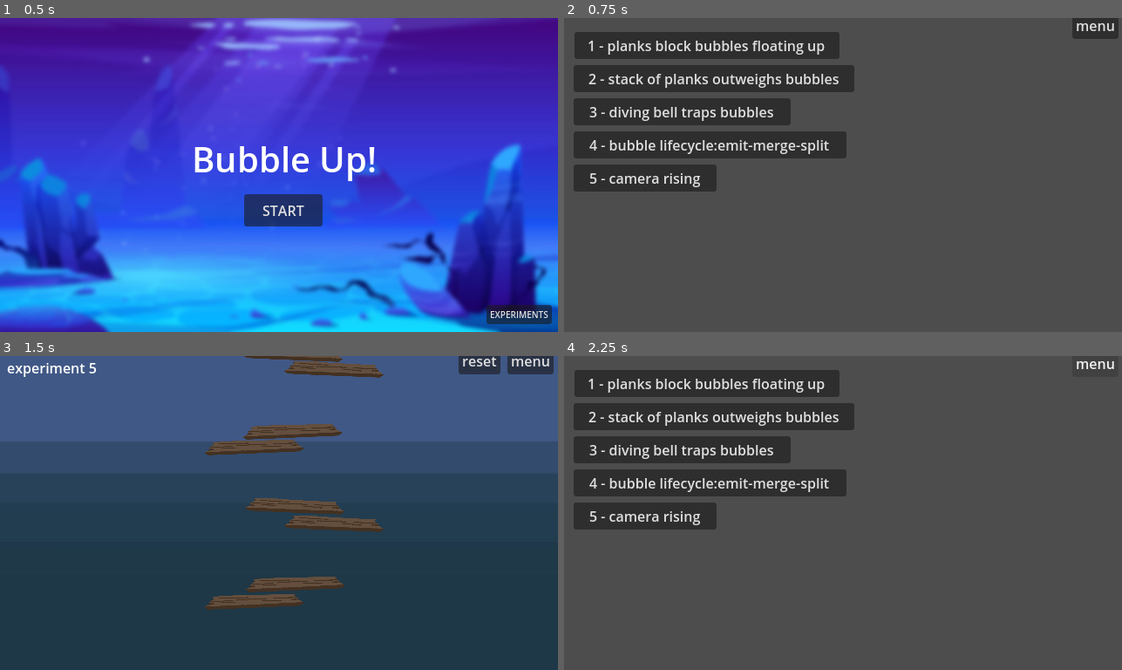
Above: before the commit, frames 1-4 (two rows, left to right).
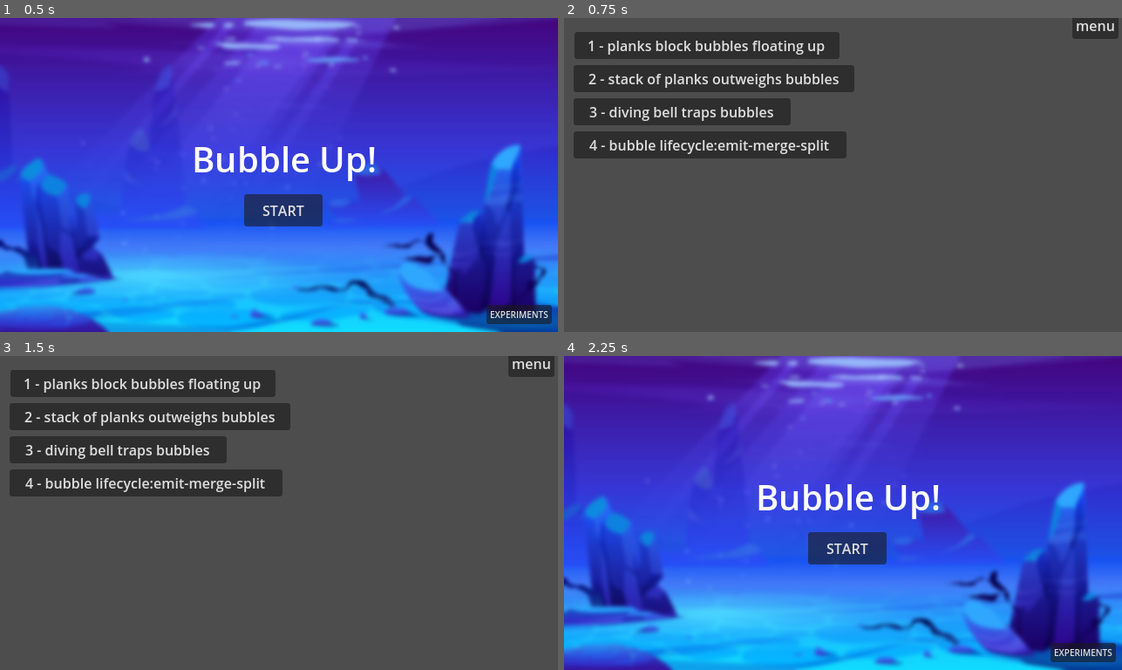
Above: after the commit, the same moments.

Repository: outrightmental/ggj25-bubble-up
Game: Godot game, scene res://scenes/main.tscn
Two runs of this game, one before a commit and one after it. Both use one fixed random seed, a clock stepped at 60 frames per second and the inputs below.
Inputs (mouse positions are in pixels of both pictures, inside the frame that each line leads up to):
- Up to frame 1 (0.5 s): no input
- Up to frame 2 (0.75 s): click "EXPERIMENTS" at 0.5 s
- Up to frame 3 (1.5 s): click (83, 516) at 1.25 s, where only the run before the commit has a clickable "5 - camera rising"
- Up to frame 4 (2.25 s): click "menu" at 2 s

Frame 1 is identical in both runs. In frame 2, 2.1% of the frame differs, in the area x 1-28%, y 46-56%; in frame 3, 97%; in frame 4, 100%, in the area x 0-100%, y 0-100%.

Commit message:
checkpoint

Diff:
--- a/scenes/experiments/5_camera_rising.tscn
+++ /dev/null
@@ -1,63 +0,0 @@
-[gd_scene load_steps=5 format=3 uid="uid://b2xtv52c0i30w"]
-
-[ext_resource type="Texture2D" uid="uid://b6ly3cu7rfjje" path="res://assets/background_test.png" id="1_iorfn"]
-[ext_resource type="Script" path="res://models/bubble/bubble_emitter.gd" id="2_fx2xn"]
-[ext_resource type="PackedScene" uid="uid://d4cmqk53ynl56" path="res://models/movable/movable_plank.tscn" id="3_xolve"]
-[ext_resource type="PackedScene" uid="uid://gl5hdp43qnoj" path="res://scenes/experiments/controls/controls.tscn" id="4_q3ywi"]
-
-[node name="Experiment 4" type="Node2D"]
-
-[node name="BackgroundTest" type="Sprite2D" parent="."]
-position = Vector2(320, 180)
-texture = ExtResource("1_iorfn")
-
-[node name="Bubble Emitter" type="Node2D" parent="."]
-position = Vector2(322, 375)
-script = ExtResource("2_fx2xn")
-spawn_rate = 2.5
-max_bubbles = 25
-spread_x = 0
-spread_y = 0
-
-[node name="RigidBody2D" parent="." instance=ExtResource("3_xolve")]
-position = Vector2(292, 280)
-rotation = -0.0422603
-
-[node name="RigidBody2D2" parent="." instance=ExtResource("3_xolve")]
-position = Vector2(384, 191)
-rotation = 0.0419972
-
-[node name="RigidBody2D3" parent="." instance=ExtResource("3_xolve")]
-position = Vector2(292, 103)
-rotation = -0.0422603
-
-[node name="RigidBody2D4" parent="." instance=ExtResource("3_xolve")]
-position = Vector2(384, 14)
-rotation = 0.0419972
-
-[node name="RigidBody2D5" parent="." instance=ExtResource("3_xolve")]
-position = Vector2(339, 260)
-rotation = -0.0422603
-
-[node name="RigidBody2D6" parent="." instance=ExtResource("3_xolve")]
-position = Vector2(339, 171)
-rotation = 0.0419972
-
-[node name="RigidBody2D7" parent="." instance=ExtResource("3_xolve")]
-position = Vector2(336, 85)
-rotation = -0.0422603
-
-[node name="RigidBody2D8" parent="." instance=ExtResource("3_xolve")]
-position = Vector2(337, -4)
-rotation = 0.0419972
-
-[node name="Controls" parent="." instance=ExtResource("4_q3ywi")]
-position = Vector2(470, 361)
-show_drag_controls = false
-
-[node name="Label" type="Label" parent="Controls"]
-offset_left = -462.5
-offset_top = -359.0
-offset_right = -350.5
-offset_bottom = -335.0
-text = "experiment 5"
--- a/scenes/experiments/controls/controls.tscn
+++ b/scenes/experiments/controls/controls.tscn
@@ -24,33 +24,46 @@
 theme = SubResource("Theme_yn7ku")
 text = "reset"
 
-[node name="Button Main" type="Button" parent="Button Reset"]
-layout_mode = 0
-offset_left = 112.0
-offset_top = -371.0
-offset_right = 165.0
-offset_bottom = -340.0
-theme = SubResource("Theme_yn7ku")
-text = "menu"
+[node name="Drag Label" type="Label" parent="."]
+offset_left = -461.5
+offset_top = -29.0
+offset_right = -349.5
+offset_bottom = -6.0
+text = "drag:"
 
-[node name="Button Reset" type="Button" parent="Button Reset"]
-layout_mode = 0
-offset_left = 56.0
-offset_top = -371.0
-offset_right = 104.0
-offset_bottom = -340.0
-theme = SubResource("Theme_yn7ku")
-text = "reset"
+[node name="Amount Label" type="Label" parent="."]
+offset_left = -168.5
+offset_top = -27.0
+offset_right = -19.5
+offset_bottom = -4.0
+text = "amount:"
+metadata/_edit_use_anchors_ = true
 
-[node name="Drag Controls" type="Control" parent="."]
-layout_mode = 3
-anchors_preset = 0
-offset_left = -467.5
-offset_top = -37.0
-offset_right = -427.5
-offset_bottom = 3.0
+[node name="Drag Controls" type="Node2D" parent="."]
+
+[node name="OptionButton" type="OptionButton" parent="Drag Controls"]
+offset_left = -409.5
+offset_top = -33.0
+offset_right = -285.5
+offset_bottom = -6.0
+
+[node name="VSlider" type="HSlider" parent="Drag Controls"]
+offset_left = -92.5
+offset_top = -36.0
+offset_right = 129.5
+offset_bottom = 4.0
+max_value = 1.0
+step = 0.01
+metadata/_edit_use_anchors_ = true
+
+[node name="Label Drag Force Amount Value" type="Label" parent="Drag Controls"]
+offset_left = 144.5
+offset_top = -27.0
+offset_right = 293.5
+offset_bottom = -4.0
+text = "X"
 
 [connection signal="pressed" from="Button Main" to="." method="_on_navigate_main"]
 [connection signal="pressed" from="Button Reset" to="." method="_on_navigate_reset"]
-[connection signal="pressed" from="Button Reset/Button Main" to="." method="_on_navigate_main"]
-[connection signal="pressed" from="Button Reset/Button Reset" to="." method="_on_navigate_reset"]
+[connection signal="item_selected" from="Drag Controls/OptionButton" to="." method="_on_option_button_item_selected"]
+[connection signal="value_changed" from="Drag Controls/VSlider" to="." method="_on_v_slider_value_changed"]
--- a/scenes/experiments/experiments.tscn
+++ b/scenes/experiments/experiments.tscn
@@ -41,14 +41,6 @@
 theme = SubResource("Theme_o41tl")
 text = "4 - bubble lifecycle:emit-merge-split"
 
-[node name="5_camera_rising" type="Button" parent="."]
-offset_left = 11.0
-offset_top = 168.0
-offset_right = 175.0
-offset_bottom = 199.0
-theme = SubResource("Theme_o41tl")
-text = "5 - camera rising"
-
 [node name="Button Main" type="Button" parent="."]
 offset_left = 582.667
 offset_top = -7.0
@@ -61,5 +53,4 @@
 [connection signal="pressed" from="2_stack_of_planks" to="." method="_on_navigate_experiment" binds= ["2_stack_of_planks"]]
 [connection signal="pressed" from="3_diving_bell_traps" to="." method="_on_navigate_experiment" binds= ["3_diving_bell_traps"]]
 [connection signal="pressed" from="4_lifecycle_emit_merge_split" to="." method="_on_navigate_experiment" binds= ["4_lifecycle_emit_merge_split"]]
-[connection signal="pressed" from="5_camera_rising" to="." method="_on_navigate_experiment" binds= ["5_camera_rising"]]
 [connection signal="pressed" from="Button Main" to="." method="_on_navigate_main"]
